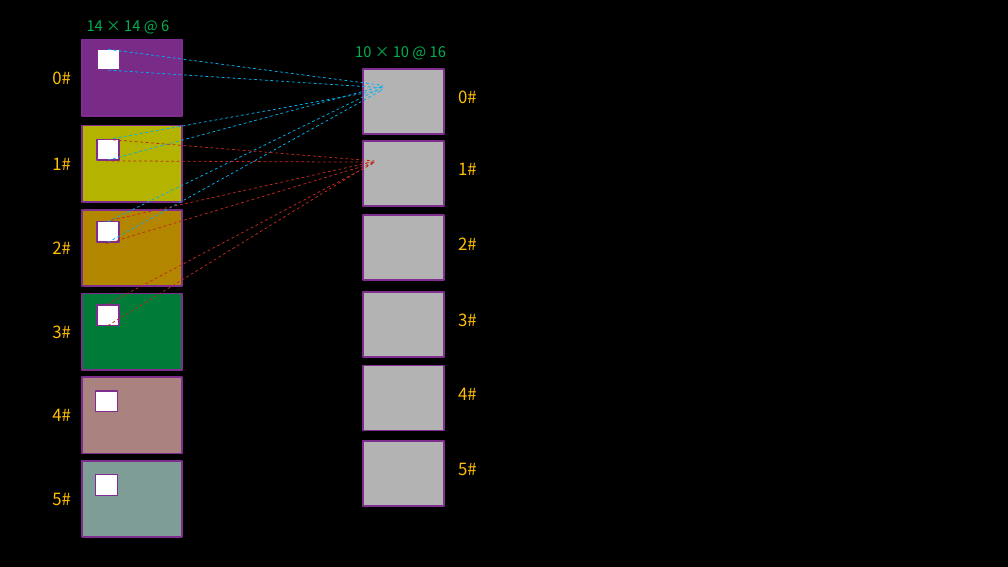
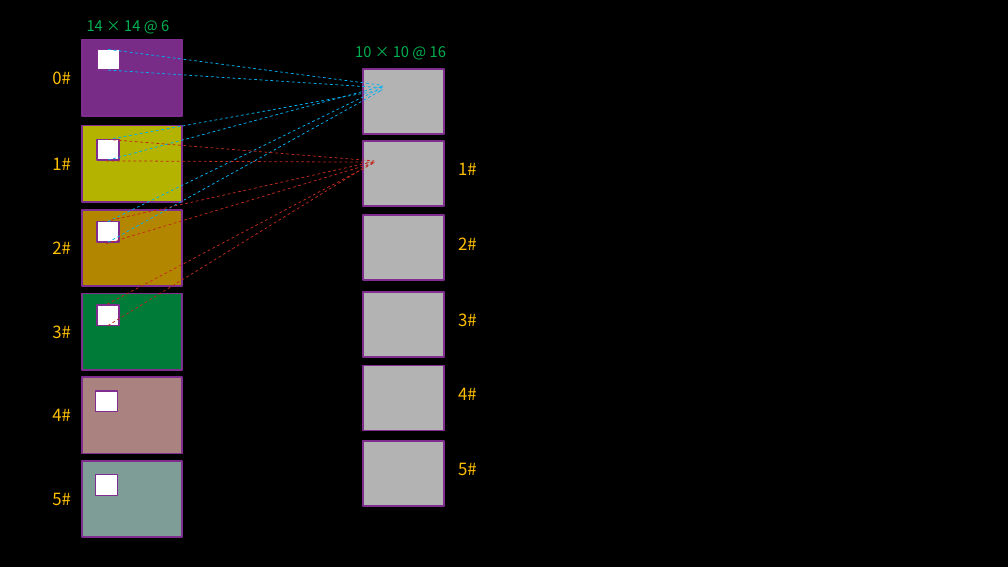
Before and after one commit to flat2010/source, a slide deck: slide 1 of _drafts/LeNet论文阅读笔记/额外图示.pptx. Drawn at 1008x567 pixels with LibreOffice and Linux fonts; fonts in the diff are those of the drawing; background and template pictures are left out. Boxes give left, top, right and bottom in pixels: in the first picture for what was removed or moved away, otherwise in the second. Text is boxed around its words. In the diff, an @@ line names an element or a change of style, - is before the commit and + after.

```diff
--- a/_drafts/LeNet论文阅读笔记/额外图示.pptx
+++ b/_drafts/LeNet论文阅读笔记/额外图示.pptx
@@ text removed at (458,90,477,103) @@
-0#
```
Also in this commit, not shown: 1 slide added, 1 other file.
